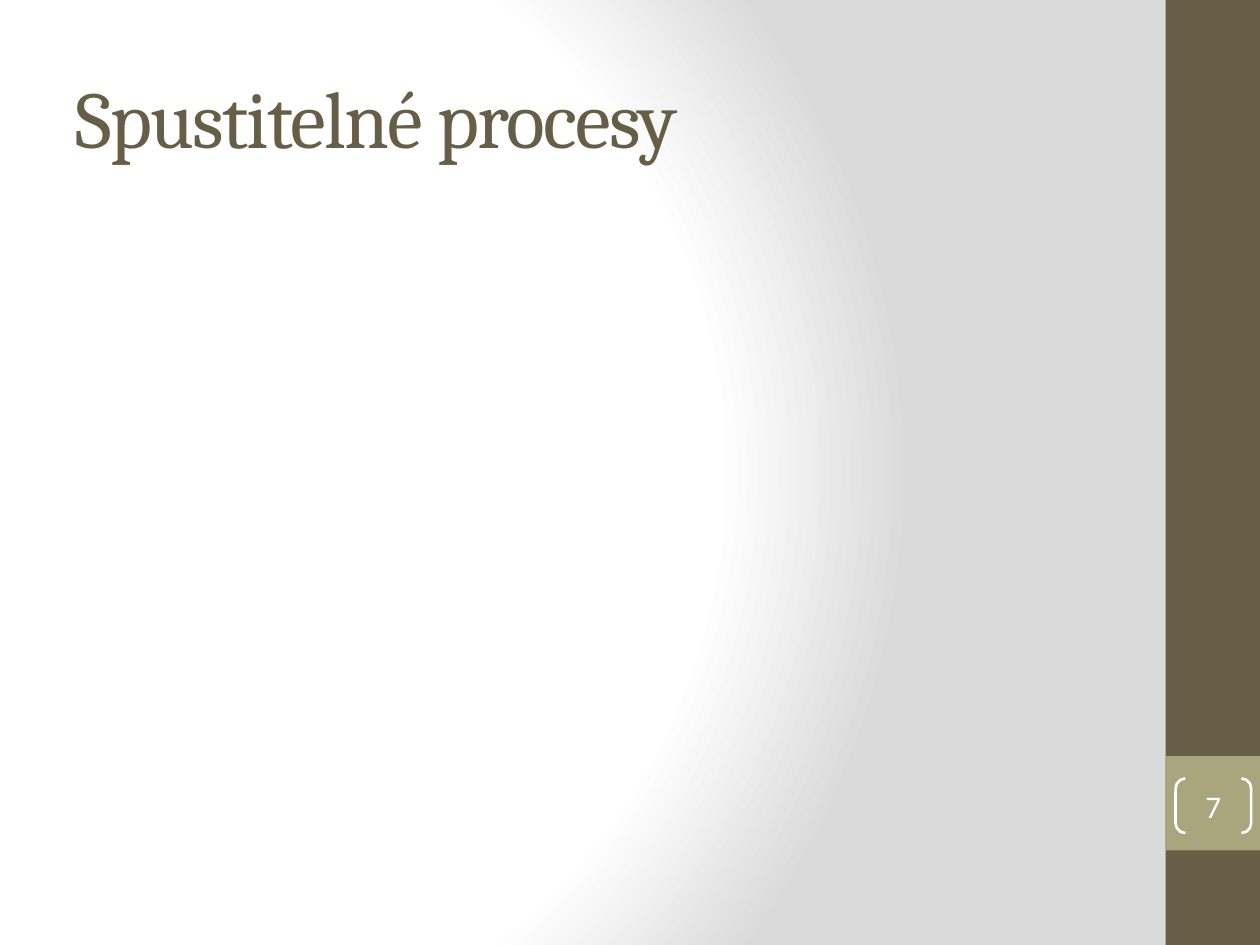
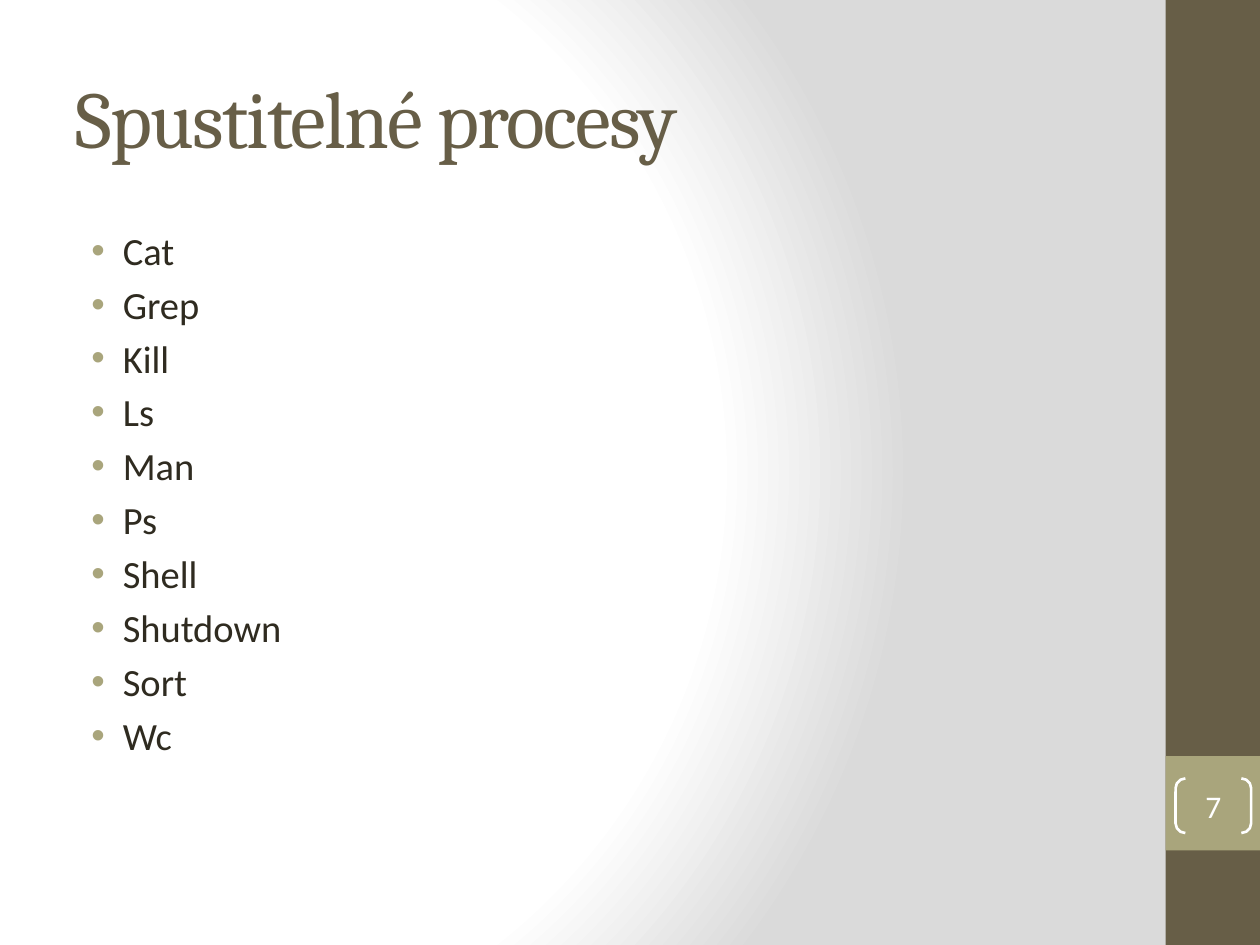
Before and after one commit to RadekBouda/OS-BlBoSt, a slide deck: slide 7 of blbost-final.pptx. Drawn at 1260x945 pixels with LibreOffice and Linux fonts; fonts in the diff are those of the drawing. Boxes give left, top, right and bottom in pixels: in the first picture for what was removed or moved away, otherwise in the second. Text is boxed around its words. In the diff, an @@ line names an element or a change of style, - is before the commit and + after.

```diff
--- a/blbost-final.pptx
+++ b/blbost-final.pptx
@@ text added at (123,240,281,751), 22 pt, text #2F2B20 @@
+• Cat
+• Grep
+• Kill
+• Ls
+• Man
+• Ps
+• Shell
+• Shutdown
+• Sort
+• Wc
```
Also in this commit, not shown: 5 other slides changed.
